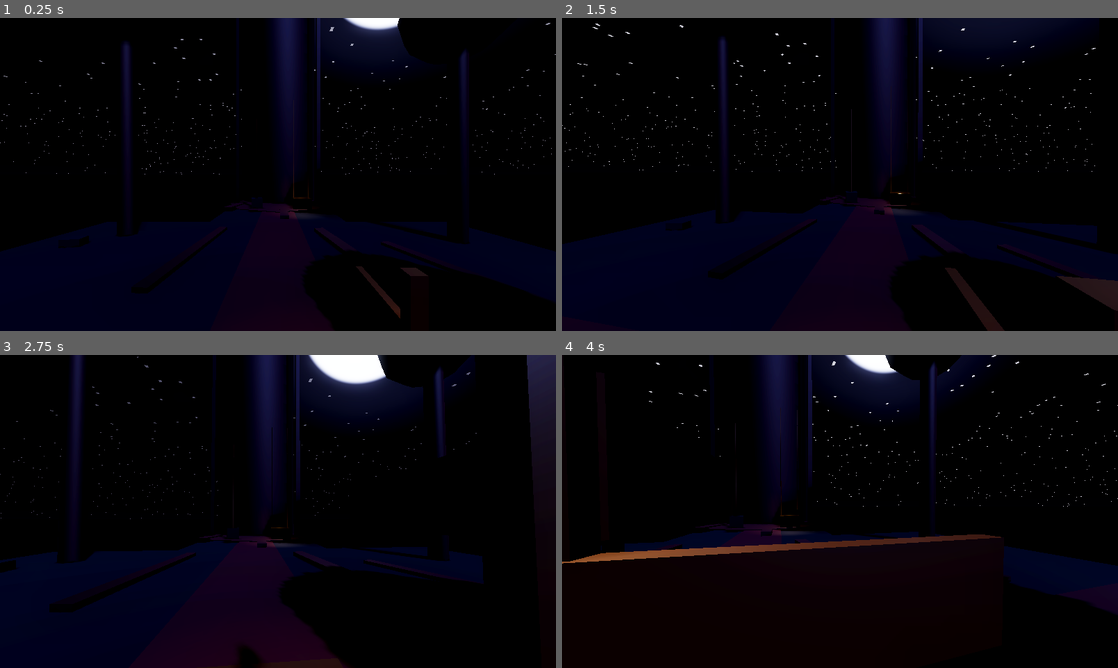
Above: before the commit, frames 1-4 (two rows, left to right).
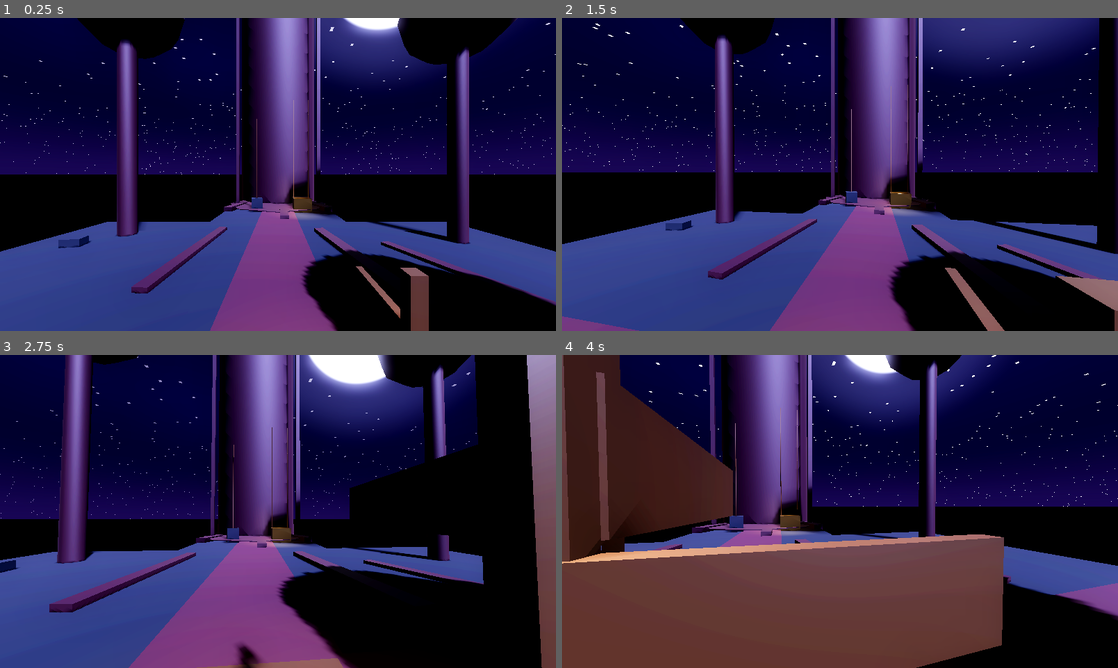
Above: after the commit, the same moments.

Repository: avabardot/FileTransfer
Game: Godot game, scene res://scenes/main.tscn
The game is run twice, just before and just after one commit, with the same random seed, the same clock (stepped at 60 frames per second) and the same inputs.
Inputs (mouse positions are in pixels of both pictures, inside the frame that each line leads up to):
- Up to frame 1 (0.25 s): no input
- Up to frame 2 (1.5 s): move the mouse to (867, 174) at 0.52 s; hold Shift (sprint) 0.53-1.28 s; hold W (move_forward) from 0.53 s (still down); tap Space (jump) at 0.77 s; move the mouse to (812, 174) at 1.27 s; tap Shift (sprint) at 1.35 s
- Up to frame 3 (2.75 s): keep holding W (move_forward); tap Space (jump) at 1.52 s; move the mouse to (289, 505) at 2.02 s; hold Shift (sprint) from 2.03 s (still down)
- Up to frame 4 (4 s): keep holding W (move_forward); tap Enter at 2.75 s; move the mouse to (834, 517) at 2.77 s; release Shift (sprint) at 2.78 s; tap Shift (sprint) at 2.85 s; tap Space (jump) at 3.02, 3.77 s; move the mouse to (878, 514) at 3.52 s; hold Shift (sprint) from 3.53 s (still down)

The runs differ from the first frame. In frame 1, 73% of the frame differs, in the area x 0-100%, y 0-100%; in frame 2, 76%; in frame 3, 66%; in frame 4, 86%.

Commit message:
Brighten main scene lighting so the world is actually visible
Previous values were tuned for max moodiness but crossed into
unplayable darkness:
- MoonLight energy 0.35 → 1.4, color slightly whiter
- Ambient light energy 0.3 → 1.2, source switched to Sky+Color
  with 0.4 sky contribution, base color lifted to dusk-blue
- Tonemap exposure 0.8 → 1.15, white point 5.0 → 6.0
- Fog density 0.015 → 0.004, volumetric density 0.01 → 0.003
  (the fog was stacking with the dark ambient and killing visibility)
- Sky top/horizon/ground colors lifted ~4x so the sky reads as
  dark-blue night, not pitch black

Still well inside the "dark base + rich accents" palette — just
bright enough to see the crossroads, tree, and path signs.

https://claude.ai/code/session_01GvY2UhuNETj39BPkuS7NR1

Diff:
--- a/scenes/main.tscn
+++ b/scenes/main.tscn
@@ -7,9 +7,9 @@
 
 [sub_resource type="ShaderMaterial" id="SkyShaderMat"]
 shader = ExtResource("3")
-shader_parameter/sky_top_color = Color(0.02, 0.01, 0.06, 1.0)
-shader_parameter/sky_horizon_color = Color(0.06, 0.03, 0.12, 1.0)
-shader_parameter/ground_color = Color(0.01, 0.01, 0.02, 1.0)
+shader_parameter/sky_top_color = Color(0.08, 0.06, 0.18, 1.0)
+shader_parameter/sky_horizon_color = Color(0.18, 0.12, 0.3, 1.0)
+shader_parameter/ground_color = Color(0.04, 0.03, 0.08, 1.0)
 shader_parameter/star_density = 0.005
 shader_parameter/star_brightness = 0.8
 shader_parameter/moon_direction = Vector3(0.3, 0.6, -0.5)
@@ -25,27 +25,28 @@
 [sub_resource type="Environment" id="Environment_1"]
 background_mode = 2
 sky = SubResource("Sky_1")
-ambient_light_source = 1
-ambient_light_color = Color(0.05, 0.04, 0.08, 1.0)
-ambient_light_energy = 0.3
+ambient_light_source = 3
+ambient_light_color = Color(0.35, 0.38, 0.55, 1.0)
+ambient_light_sky_contribution = 0.4
+ambient_light_energy = 1.2
 tonemap_mode = 3
-tonemap_exposure = 0.8
-tonemap_white = 5.0
+tonemap_exposure = 1.15
+tonemap_white = 6.0
 ssao_enabled = true
 ssao_radius = 1.0
-ssao_intensity = 2.0
+ssao_intensity = 1.5
 ssil_enabled = true
 glow_enabled = true
-glow_intensity = 0.5
+glow_intensity = 0.6
 glow_bloom = 0.15
 fog_enabled = true
-fog_light_color = Color(0.03, 0.02, 0.06, 1.0)
-fog_density = 0.015
+fog_light_color = Color(0.12, 0.1, 0.2, 1.0)
+fog_density = 0.004
 volumetric_fog_enabled = true
-volumetric_fog_density = 0.01
-volumetric_fog_albedo = Color(0.05, 0.03, 0.08, 1.0)
+volumetric_fog_density = 0.003
+volumetric_fog_albedo = Color(0.12, 0.1, 0.2, 1.0)
 adjustment_enabled = true
-adjustment_brightness = 1.0
+adjustment_brightness = 1.1
 adjustment_saturation = 1.15
 
 [node name="Main" type="Node3D"]
@@ -56,8 +57,8 @@
 
 [node name="MoonLight" type="DirectionalLight3D" parent="."]
 transform = Transform3D(0.866, -0.354, 0.354, 0, 0.707, 0.707, -0.5, -0.612, 0.612, 0, 50, 0)
-light_color = Color(0.6, 0.65, 0.9, 1.0)
-light_energy = 0.35
+light_color = Color(0.75, 0.8, 1.0, 1.0)
+light_energy = 1.4
 shadow_enabled = true
 directional_shadow_mode = 1
 
